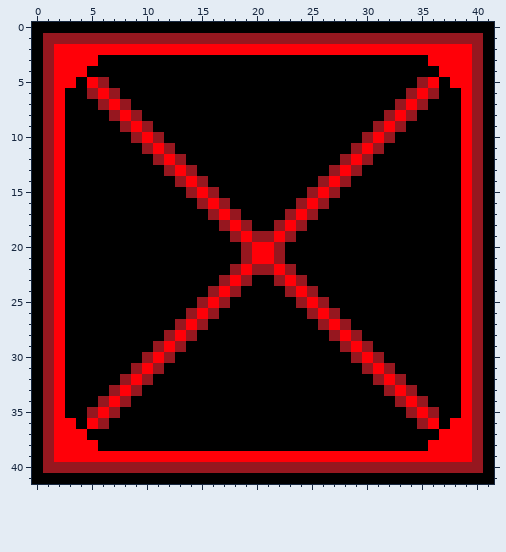
File history of a pixel-art file, _Entities/Demons/Cards/_CARD.aseprite. This is how it looked before the edit.
42x42 pixels, 1 frame.
After:
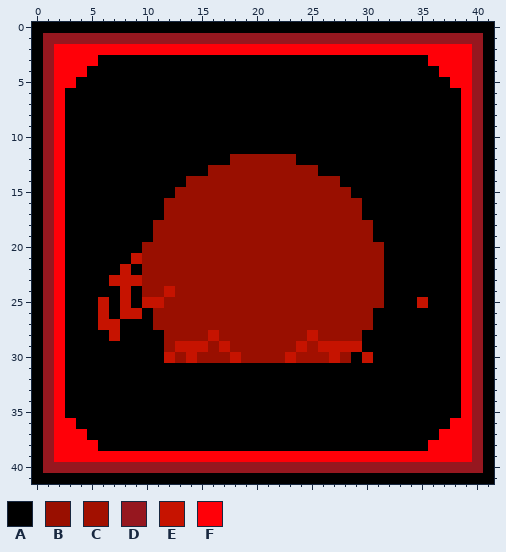
Palette (. is transparent): A #000000  B #990f00  C #a21000  D #96171f  E #c61300  F #ff0008
Difference:
layer "Layer 1" now hidden
layer "Layer 2" added
y 5: x 5..6 FD -> AA; x 35..36 DF -> AA
y 6: x 5..7 DFD -> AAA; x 34..36 DFD -> AAA
y 7: x 6..8 DFD -> AAA; x 33..35 DFD -> AAA
y 8: x 7..9 DFD -> AAA; x 32..34 DFD -> AAA
y 9: x 8..10 DFD -> AAA; x 31..33 DFD -> AAA
y 10: x 9..11 DFD -> AAA; x 30..32 DFD -> AAA
y 11: x 10..12 DFD -> AAA; x 29..31 DFD -> AAA
y 12: x 11..13 DFD -> AAA; x 18..23 AAAAAA -> BBBBBB; x 28..30 DFD -> AAA
y 13: x 12..14 DFD -> AAA; x 16..25 AAAAAAAAAA -> BBBBBBBBBB; x 27..29 DFD -> AAA
y 14: x 13..28 DFDAAAAAAAAAADFD -> ABBBBBBBBBBBBBBA
y 15: x 13..28 ADFDAAAAAAAADFDA -> BBBBBBBBBBBBBBBB
y 16: x 12..29 AAADFDAAAAAADFDAAA -> BBBBBBBBBBBBBBBBBB
y 17: x 12..29 AAAADFDAAAADFDAAAA -> BBBBBBBBBBBBBBBBBB
y 18: x 11..30 AAAAAADFDAADFDAAAAAA -> BBBBBBBBBBBBBBBBBBBB
y 19: x 11..30 AAAAAAADFDDFDAAAAAAA -> BBBBBBBBBBBBBBBBBBBB
y 20: x 10..31 AAAAAAAAADFFDAAAAAAAAA -> BBBBBBBBBBBBBBBBBBBBBB
y 21: x 9..31 AAAAAAAAAADFFDAAAAAAAAA -> EBBBBBBBBBBBBBBBBBBBBBB
y 22: x 8 A -> E; x 10..31 AAAAAAAADFDDFDAAAAAAAA -> BBBBBBBBBBBBBBBBBBBBBB
y 23: x 7..31 AAAAAAAAAADFDAADFDAAAAAAA -> EEEBBBBBBBBBBBBBBBBBBBBBB
y 24: x 8 A -> E; x 10..31 AAAAAADFDAAAADFDAAAAAA -> BBEBBBBBBBBBBBBBBBBBBB
y 25: x 6 A -> E; x 8 A -> E; x 10..31 AAAAADFDAAAAAADFDAAAAA -> EEBBBBBBBBBBBBBBBBBBBB; x 35 A -> E
y 26: x 6 A -> E; x 8..9 AA -> EE; x 11..30 AAADFDAAAAAAAADFDAAA -> BBBBBBBBBBBBBBBBBBBB
y 27: x 6..7 AA -> EE; x 11..30 AADFDAAAAAAAAAADFDAA -> BBBBBBBBBBBBBBBBBBBB
y 28: x 7 A -> E; x 12..29 DFDAAAAAAAAAAAADFD -> BBBBEBBBBBBBBEBBBB
y 29: x 11..30 DFDAAAAAAAAAAAAAADFD -> ABEEEBEBBBBBBECEEEEA
y 30: x 10..31 DFDAAAAAAAAAAAAAAAADFD -> AAEBEBBBEBBBBECCCEBAEA
y 31: x 9..11 DFD -> AAA; x 30..32 DFD -> AAA
y 32: x 8..10 DFD -> AAA; x 31..33 DFD -> AAA
y 33: x 7..9 DFD -> AAA; x 32..34 DFD -> AAA
y 34: x 6..8 DFD -> AAA; x 33..35 DFD -> AAA
y 35: x 5..7 DFD -> AAA; x 34..36 DFD -> AAA
y 36: x 5..6 FD -> AA; x 35..36 DF -> AA
